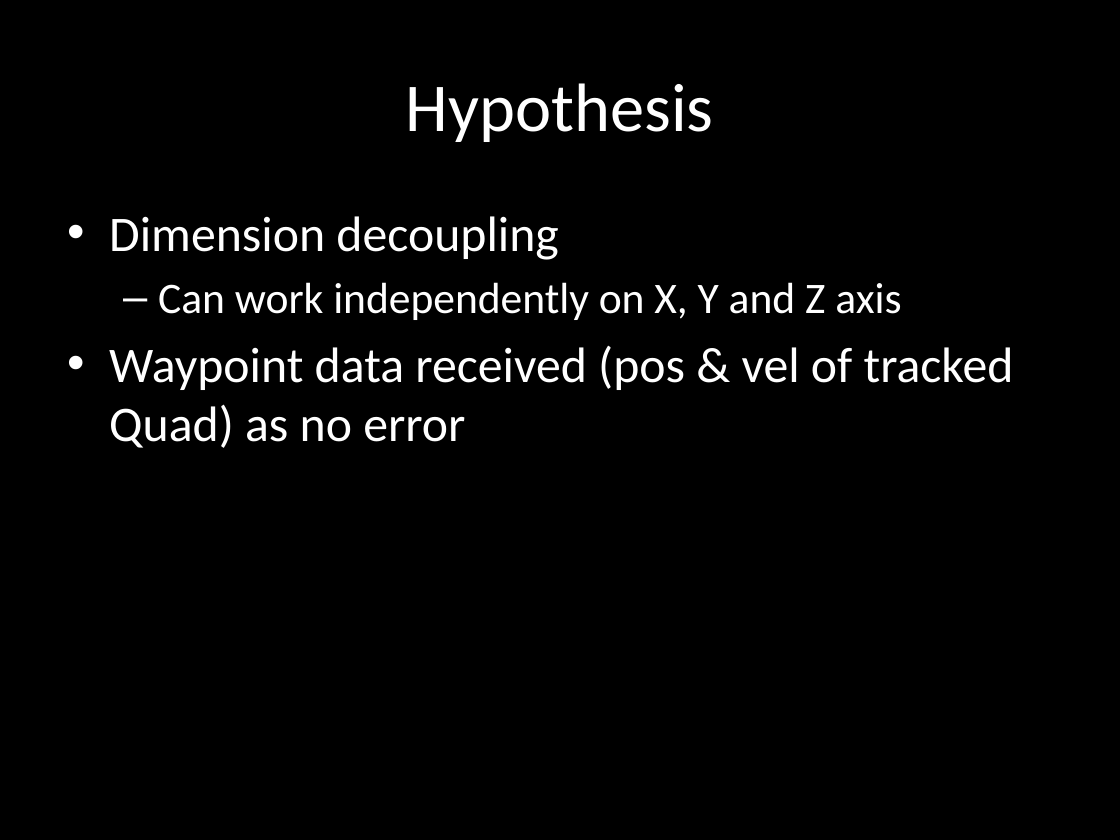
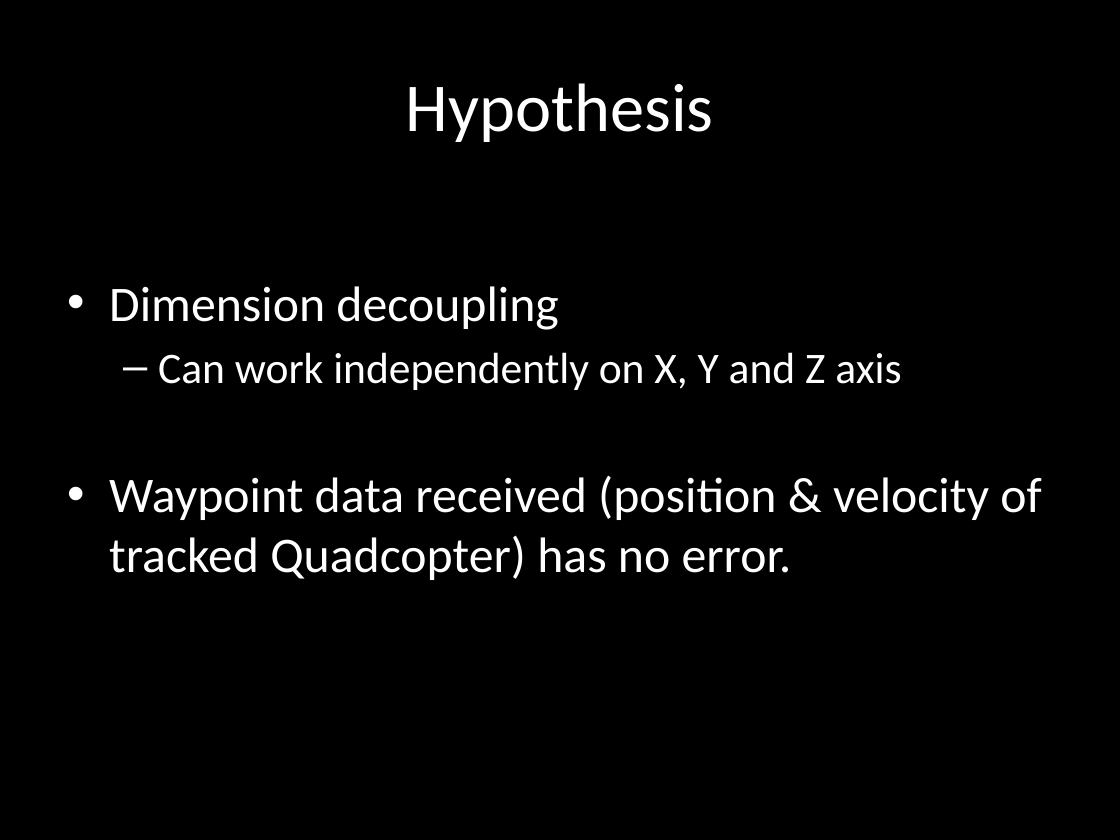
Before and after one commit to SyrianSpock/project-quadrotor-chase, a slide deck: slide 2 of Presentation/Presentation.pptx. Drawn at 1120x840 pixels with LibreOffice and Linux fonts; fonts in the diff are those of the drawing. Boxes give left, top, right and bottom in pixels: in the first picture for what was removed or moved away, otherwise in the second. Text is boxed around its words. In the diff, an @@ line names an element or a change of style, - is before the commit and + after.

Commit message:
Presentation update

```diff
--- a/Presentation/Presentation.pptx
+++ b/Presentation/Presentation.pptx
@@ text at <box>109,476,1041,580</box>: text changed @@
-• Waypoint data received (pos & vel of tracked Quad) as no error
+• Waypoint data received (position & velocity of tracked Quadcopter) has no error.
```
Also in this commit, not shown: 1 other slide changed.
